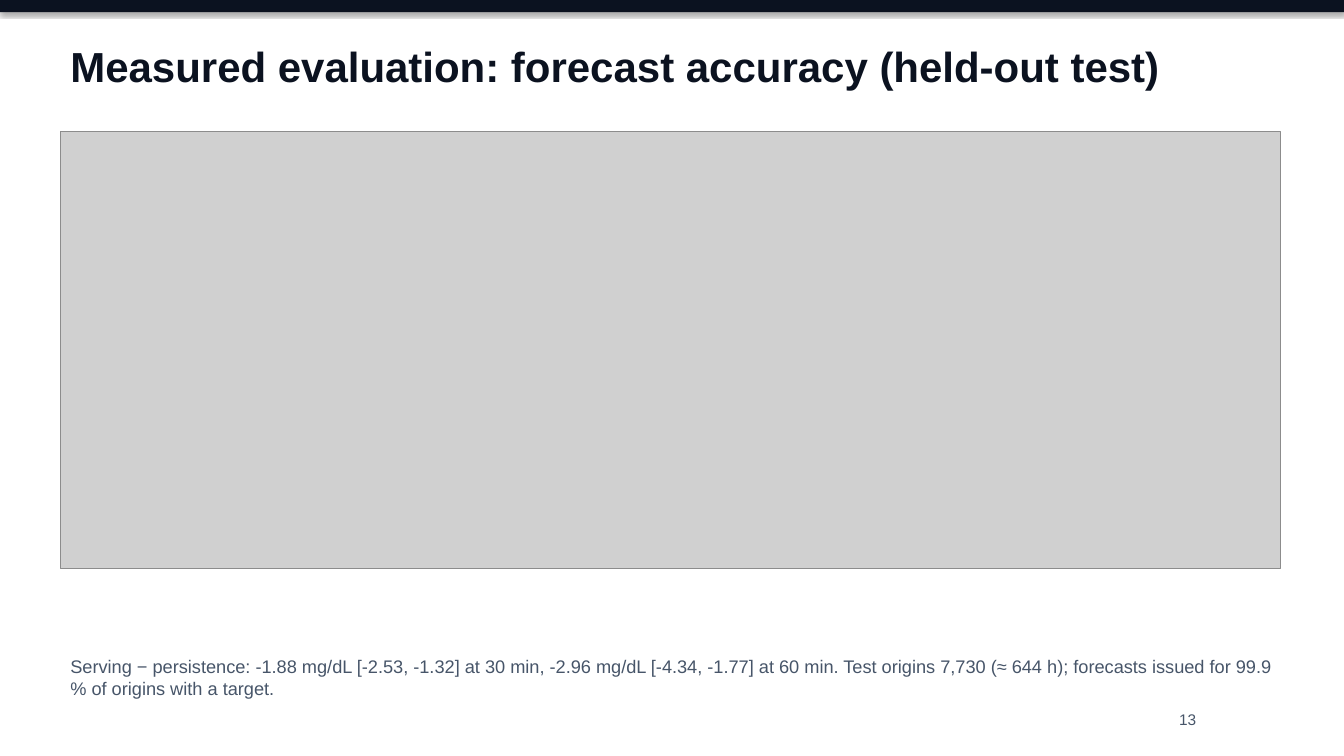
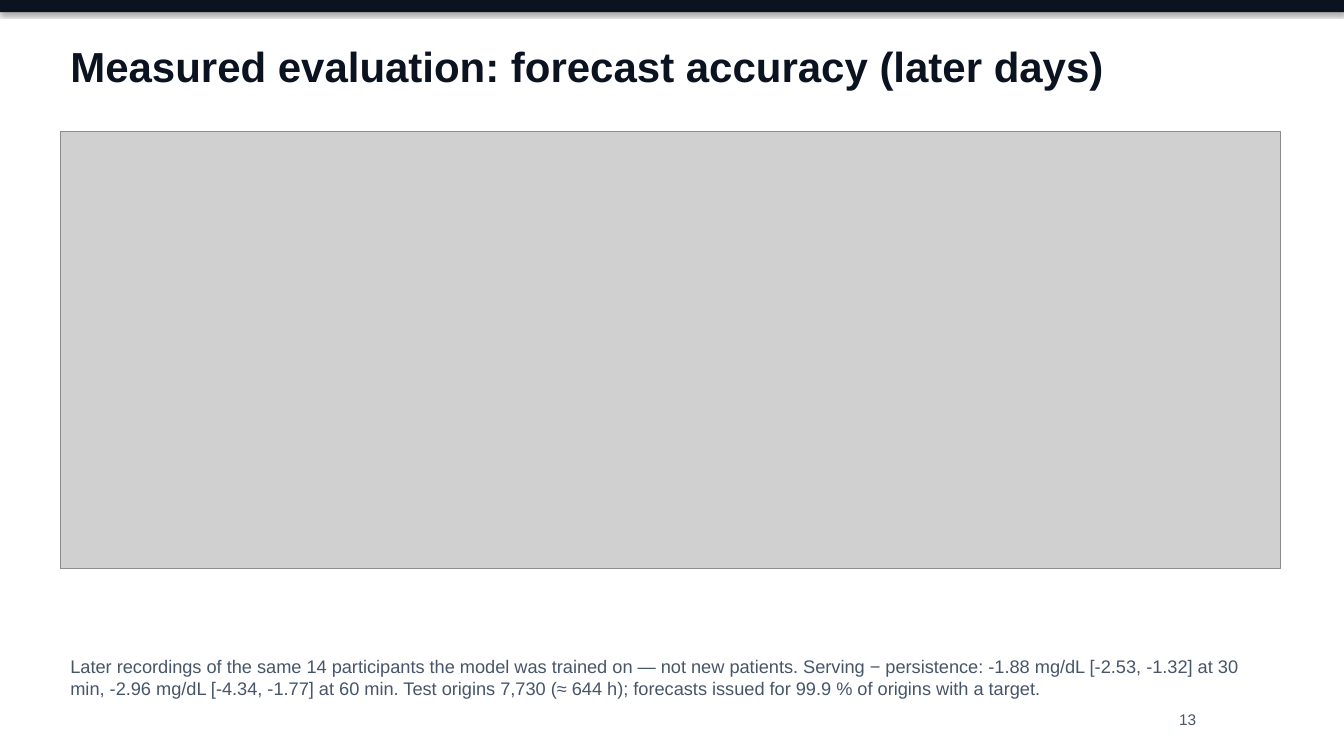
Before and after one commit to Avi36005/DigitalTwin-Challenge-Kryptonite, a slide deck: slide 13 of docs/submission/GlucoTwin_Presentation.pptx. Drawn at 1344x756 pixels with LibreOffice and Linux fonts; fonts in the diff are those of the drawing; grey boxes stand for pictures. Boxes give left, top, right and bottom in pixels: in the first picture for what was removed or moved away, otherwise in the second. Text is boxed around its words. In the diff, an @@ line names an element or a change of style, - is before the commit and + after.

Commit message:
docs: require a minimum 20-minute video per the challenge page; state that the final test holds later recordings of the same 14 participants
Rechecked the challenge page on 14 Oct 2026 (D-040): target 20:15 so neither the
rendered file nor YouTube's displayed duration falls below 20:00. Evidence wording
and slides now say the test is over time, not on new patients, and report
per-participant range coverage and persistence false-alarm rates.

```diff
--- a/docs/submission/GlucoTwin_Presentation.pptx
+++ b/docs/submission/GlucoTwin_Presentation.pptx
@@ text at (70, 51, 1104, 90): text changed @@
-Measured evaluation: forecast accuracy (held-out test)
+Measured evaluation: forecast accuracy (later days)
@@ text at (70, 660, 1238, 699): text changed @@
-Serving − persistence: -1.88 mg/dL [-2.53, -1.32] at 30 min, -2.96 mg/dL [-4.34, -1.77] at 60 min. Test origins 7,730 (≈ 644 h); forecasts issued for 99.9 % of origins with a target.
+Later recordings of the same 14 participants the model was trained on — not new patients. Serving − persistence: -1.88 mg/dL [-2.53, -1.32] at 30 min, -2.96 mg/dL [-4.34, -1.77] at 60 min. Test origins 7,730 (≈ 644 h); forecasts issued for 99.9 % of origins with a target.
```
Also in this commit, not shown: 4 other slides changed, 13 other files.
